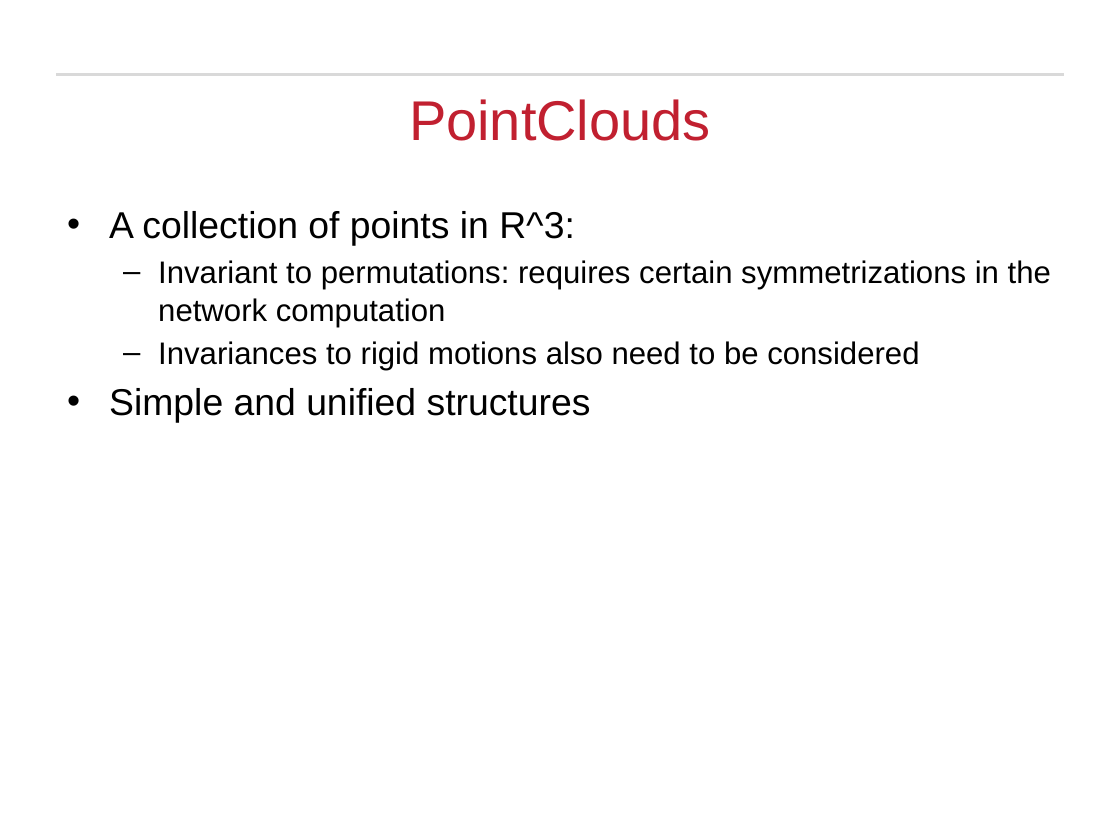
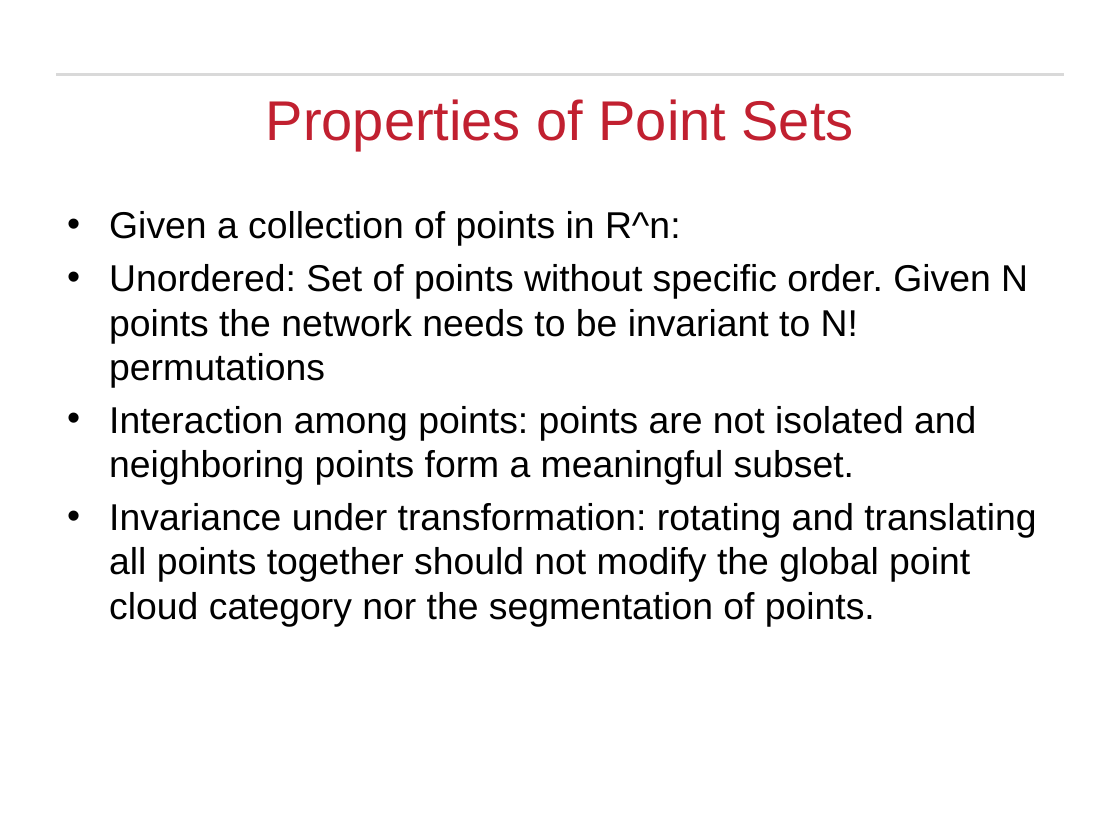
Before and after one commit to Michael-Hodges/PointNet, a slide deck: slide 4 of EECE5554_Final_Project.pptx. Drawn at 1120x840 pixels with LibreOffice and Linux fonts; fonts in the diff are those of the drawing; background and template pictures are left out. Boxes give left, top, right and bottom in pixels: in the first picture for what was removed or moved away, otherwise in the second. Text is boxed around its words. In the diff, an @@ line names an element or a change of style, - is before the commit and + after.

```diff
--- a/EECE5554_Final_Project.pptx
+++ b/EECE5554_Final_Project.pptx
@@ title at box(266, 99, 854, 150): text changed @@
-PointClouds
+Properties of Point Sets
@@ text at box(109, 211, 1036, 627): text changed; size 20 to 24 pt @@
-• A collection of points in R^3:
-  – Invariant to permutations: requires certain symmetrizations in the network computation
-  – Invariances to rigid motions also need to be considered
-• Simple and unified structures
+• Given a collection of points in R^n:
+• Unordered: Set of points without specific order. Given N points the network needs to be invariant to N! permutations
+• Interaction among points: points are not isolated and neighboring points form a meaningful subset.
+• Invariance under transformation: rotating and translating all points together should not modify the global point cloud category nor the segmentation of points.
```
Also in this commit, not shown: 1 other slide changed, 3 slides added, 1 slide removed, 2 other files.
